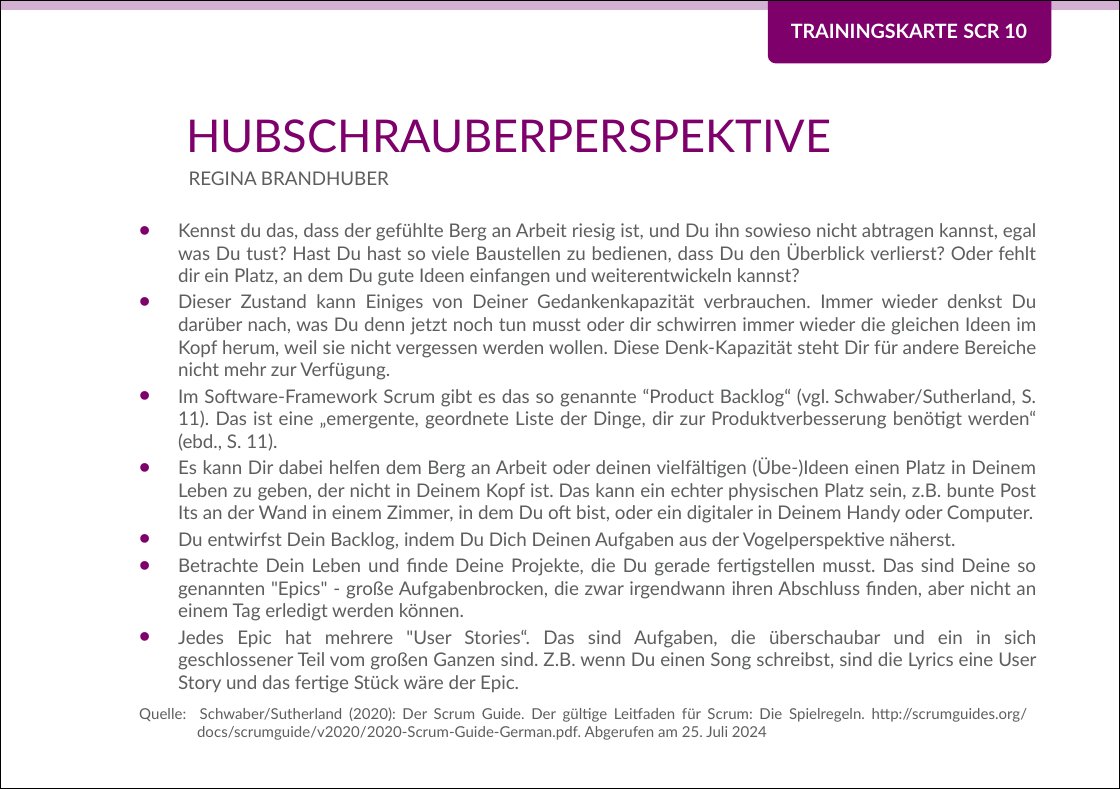
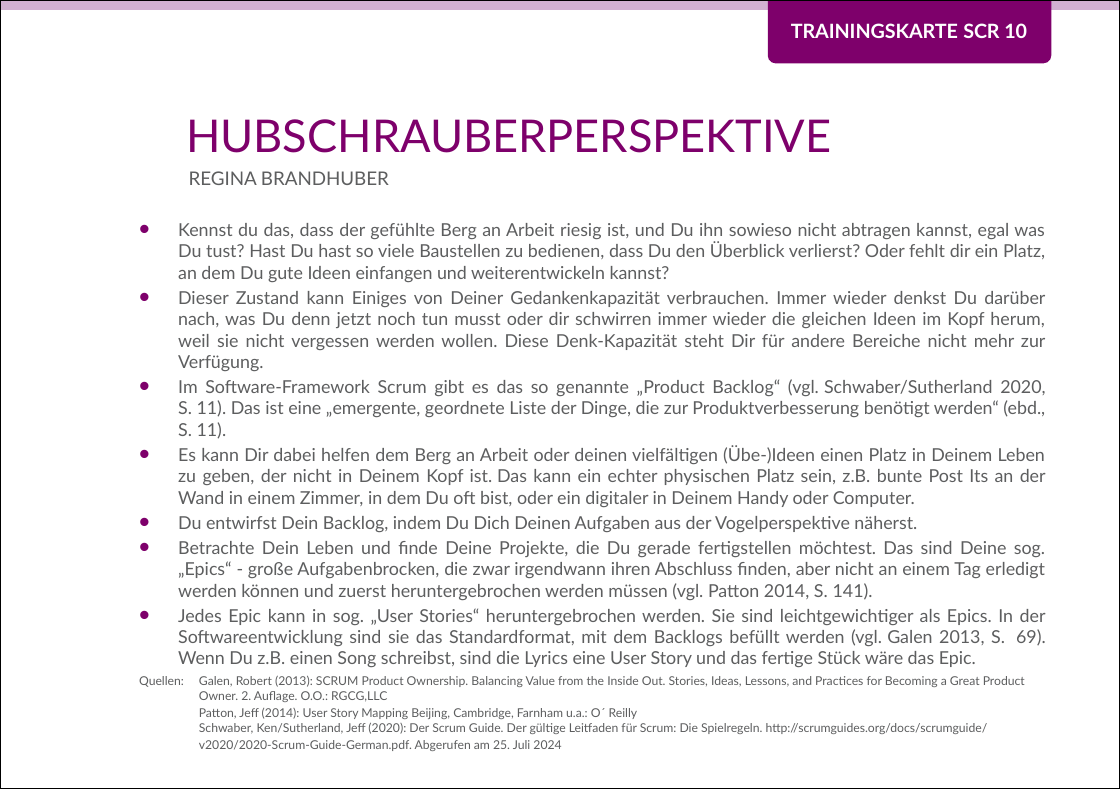
Before and after one commit to Teamtool/training-materials, a slide deck: slide 1 of training-cards/music moves/Scrum (SCR)/ger/apprentice/ger_SCR_10_Hubschrauberperspektive_MM_A.pptx. Drawn at 1120x789 pixels with LibreOffice and Linux fonts; fonts in the diff are those of the drawing; background and template pictures are left out. Boxes give left, top, right and bottom in pixels: in the first picture for what was removed or moved away, otherwise in the second. Text is boxed around its words. In the diff, an @@ line names an element or a change of style, - is before the commit and + after.

```diff
--- a/training-cards/music moves/Scrum (SCR)/ger/apprentice/ger_SCR_10_Hubschrauberperspektive_MM_A.pptx
+++ b/training-cards/music moves/Scrum (SCR)/ger/apprentice/ger_SCR_10_Hubschrauberperspektive_MM_A.pptx
@@ text at bbox=[178, 223, 1046, 532]: size 10 to 9.5 pt in "Kennst du das, dass der gefühlte Berg ...", "Dieser Zustand kann Einiges von Deiner Gedankenkapazität ...", "Es kann Dir dabei helfen dem Berg ...", "Du entwirfst Dein Backlog, indem Du Dich ..." @@
@@ text at bbox=[178, 379, 1045, 439]: text changed; size 10 to 9.5 pt @@
-• Im Software-Framework Scrum gibt es das so genannte “Product Backlog“ (vgl. Schwaber/Sutherland, S. 11). Das ist eine „emergente, geordnete Liste der Dinge, dir zur Produktverbesserung benötigt werden“ (ebd., S. 11).
+• Im Software-Framework Scrum gibt es das so genannte „Product Backlog“ (vgl. Schwaber/Sutherland 2020, S. 11). Das ist eine „emergente, geordnete Liste der Dinge, die zur Produktverbesserung benötigt werden“ (ebd., S. 11).
@@ text at bbox=[139, 541, 1046, 751]: text changed; size 10 to 9.5 pt @@
-• Betrachte Dein Leben und finde Deine Projekte, die Du gerade fertigstellen musst. Das sind Deine so genannten "Epics" - große Aufgabenbrocken, die zwar irgendwann ihren Abschluss finden, aber nicht an einem Tag erledigt werden können.
-• Jedes Epic hat mehrere "User Stories“. Das sind Aufgaben, die überschaubar und ein in sich geschlossener Teil vom großen Ganzen sind. Z.B. wenn Du einen Song schreibst, sind die Lyrics eine User Story und das fertige Stück wäre der Epic.
-Quelle: Schwaber/Sutherland (2020): Der Scrum Guide. Der gültige Leitfaden für Scrum: Die Spielregeln. http://scrumguides.org/
-docs/scrumguide/v2020/2020-Scrum-Guide-German.pdf. Abgerufen am 25. Juli 2024
+• Betrachte Dein Leben und finde Deine Projekte, die Du gerade fertigstellen möchtest. Das sind Deine sog. „Epics“ - große Aufgabenbrocken, die zwar irgendwann ihren Abschluss finden, aber nicht an einem Tag erledigt werden können und zuerst heruntergebrochen werden müssen (vgl. Patton 2014, S. 141).
+• Jedes Epic kann in sog. „User Stories“ heruntergebrochen werden. Sie sind leichtgewichtiger als Epics. In der Softwareentwicklung sind sie das Standardformat, mit dem Backlogs befüllt werden (vgl. Galen 2013, S. 69). Wenn Du z.B. einen Song schreibst, sind die Lyrics eine User Story und das fertige Stück wäre das Epic.
+Quellen: Galen, Robert (2013): SCRUM Product Ownership. Balancing Value from the Inside Out. Stories, Ideas, Lessons, and Practices for Becoming a Great Product
+Owner. 2. Auflage. O.O.: RGCG,LLC
+Patton, Jeff (2014): User Story Mapping Beijing, Cambridge, Farnham u.a.: O´ Reilly
+Schwaber, Ken/Sutherland, Jeff (2020): Der Scrum Guide. Der gültige Leitfaden für Scrum: Die Spielregeln. http://scrumguides.org/docs/scrumguide/
+v2020/2020-Scrum-Guide-German.pdf. Abgerufen am 25. Juli 2024
```
Also in this commit, not shown: 1 other file.
